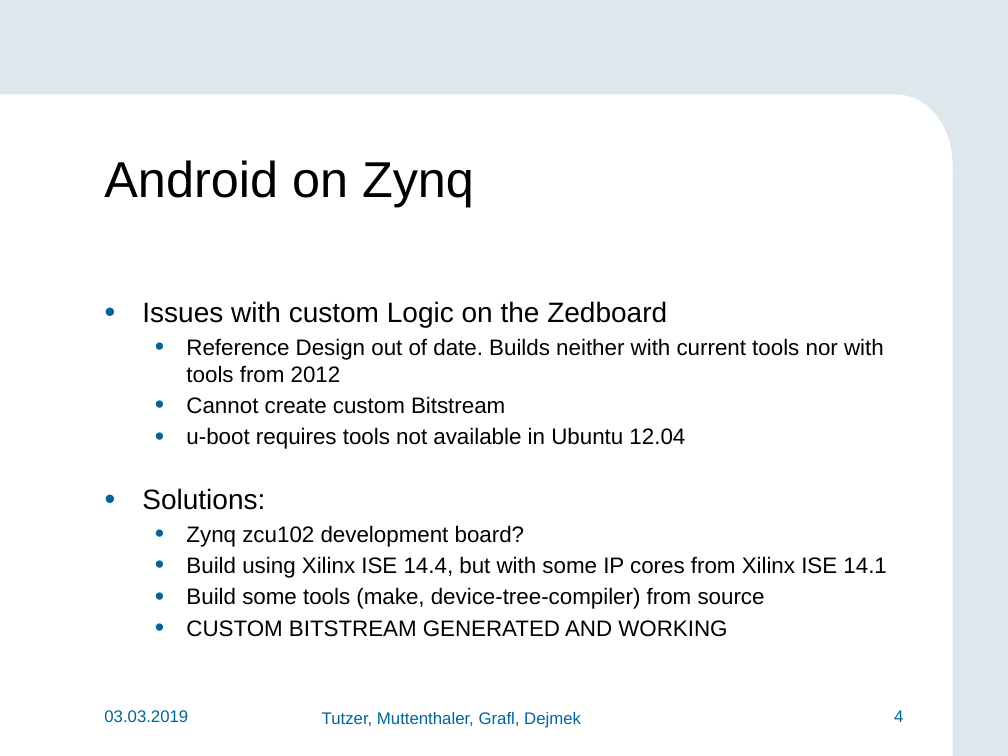
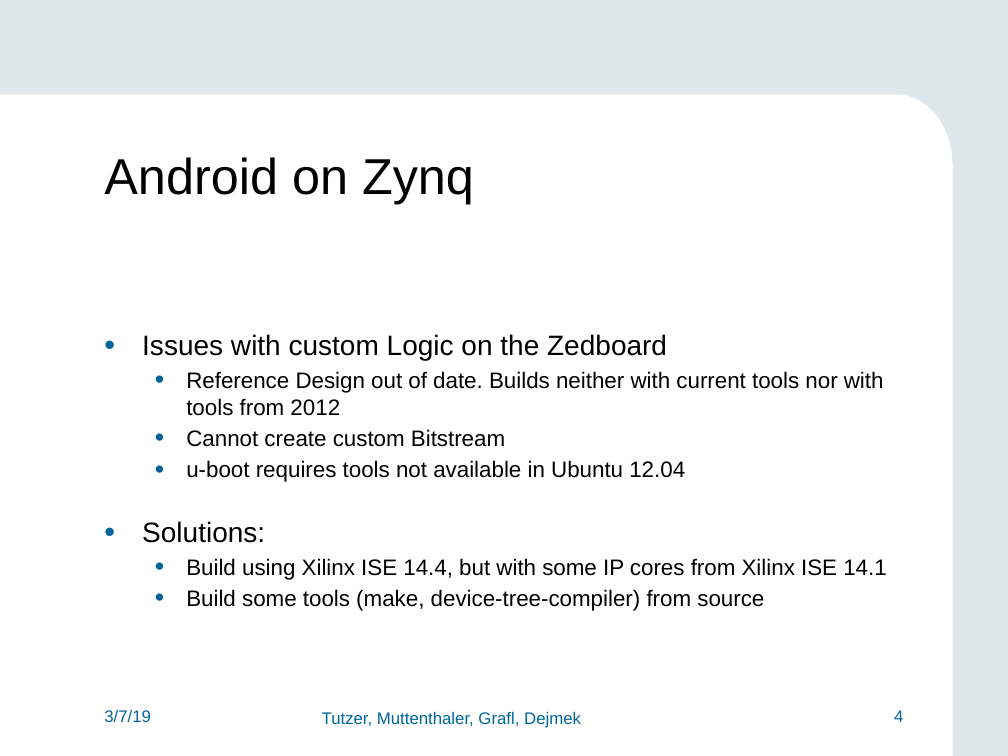
Before and after one commit to FlorianMuttenthaler/SocLabPartialReconfigIot, a slide deck: slide 4 of report/Final_presentation.pptx. Drawn at 1008x756 pixels with LibreOffice and Linux fonts; fonts in the diff are those of the drawing; background and template pictures are left out. Boxes give left, top, right and bottom in pixels: in the first picture for what was removed or moved away, otherwise in the second. Text is boxed around its words. In the diff, an @@ line names an element or a change of style, - is before the commit and + after.

```diff
--- a/report/Final_presentation.pptx
+++ b/report/Final_presentation.pptx
@@ text "Android on Zynq" at (104,157,474,204): vertical alignment top to middle @@
@@ text "Issues with custom Logic on ...": place and size @@
-text "Issues with custom Logic on ..." at (142,301,886,637)
+text "Issues with custom Logic on ..." at (142,334,886,611)
@@ text "Issues with custom Logic on ..." at (142,334,886,611): indent changed @@
@@ text at (186,525,525,547): paragraph removed @@
-  • Zynq zcu102 development board?
@@ text at (186,620,727,637): paragraph removed @@
-  • CUSTOM BITSTREAM GENERATED AND WORKING
@@ text at (104,710,151,722): text changed @@
-03.03.2019
+3/7/19
```
Also in this commit, not shown: 17 other slides changed, 1 slide added, 1 slide removed.
